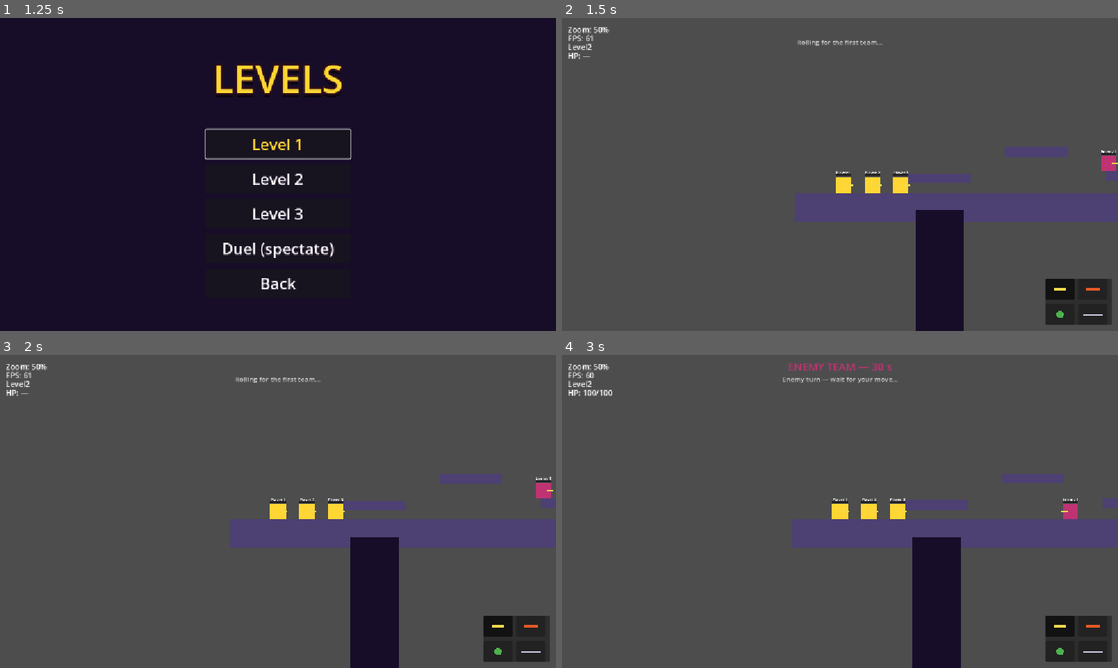
Above: before the commit, frames 1-4 (two rows, left to right).
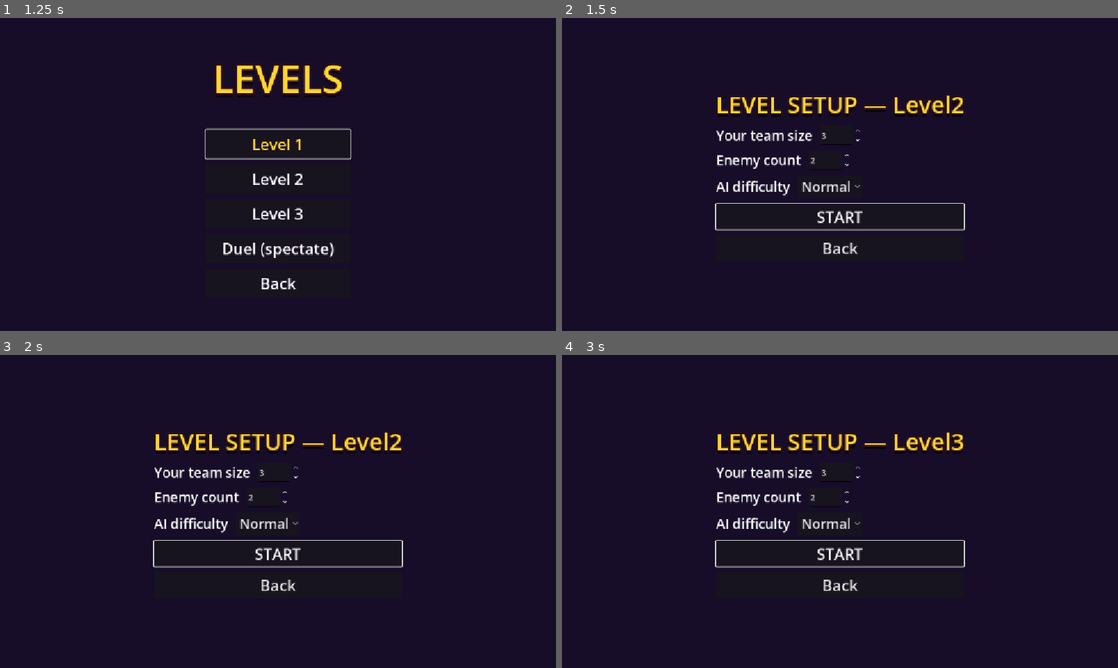
Above: after the commit, the same moments.

Repository: SDVGames-Studio/forms
Game: Godot game, scene res://Main.tscn
Same seed, same stepped clock (60 frames per second), same inputs: the game is played once before the commit and once after it.
Inputs (mouse positions are in pixels of both pictures, inside the frame that each line leads up to):
- Up to frame 1 (1.25 s): click "New game" at 0.5 s
- Up to frame 2 (1.5 s): click "Level 2" at 1.25 s
- Up to frame 3 (2 s): no input
- Up to frame 4 (3 s): click (840, 586) at 2 s, where only the run after the commit has a clickable "Back"; click (840, 549) at 2.75 s, where only the run after the commit has a clickable "Level 3"

Frame 1 is identical in both runs. In frame 2, 95% of the frame differs, in the area x 0-100%, y 0-100%; in frame 3, 95%; in frame 4, 95%.

Commit message:
feat: level configuration menu before the level begins (#137)
Levels menu now routes level picks through a new level setup screen
(team size 1-3, enemy count 1-3, AI difficulty easy/normal/hard).
Levels apply the config on start: extra teammates/NPCs are trimmed
and NPC aim slew + between-shot pause scale with difficulty.
Regression test: tests/test_issue137.tscn (headless PASS).

Diff:
--- a/Level.tscn
+++ b/Level.tscn
@@ -7,6 +7,7 @@
 
 [ext_resource type="Script" path="res://Npc.gd" id="4_npc"]
 [ext_resource type="Script" path="res://ZoomCamera.gd" id="5_zoomcam"]
+[ext_resource type="Script" path="res://scripts/LevelConfig.gd" id="9_lvlcfg"]
 
 
 [sub_resource type="RectangleShape2D" id="RectangleShape2D_shape"]
@@ -19,6 +20,7 @@
 size = Vector2(48, 128)
 
 [node name="Level" type="Node2D" groups=["level"]]
+script = ExtResource("9_lvlcfg")
 
 [node name="Ground" type="StaticBody2D" parent="."]
 position = Vector2(576, 588)
--- a/Level2.tscn
+++ b/Level2.tscn
@@ -8,6 +8,7 @@
 
 [ext_resource type="Script" path="res://Npc.gd" id="4_npc"]
 [ext_resource type="Script" path="res://ZoomCamera.gd" id="5_zoomcam"]
+[ext_resource type="Script" path="res://scripts/LevelConfig.gd" id="9_lvlcfg"]
 
 [sub_resource type="RectangleShape2D" id="RectangleShape2D_ground"]
 size = Vector2(2304, 120)
@@ -24,6 +25,7 @@
 [sub_resource type="CircleShape2D" id="CircleShape2D_npc"]
 
 [node name="Level2" type="Node2D" groups=["level"]]
+script = ExtResource("9_lvlcfg")
 
 [node name="Ground" type="StaticBody2D" parent="."]
 position = Vector2(1152, 588)
--- a/Level3.tscn
+++ b/Level3.tscn
@@ -8,6 +8,7 @@
 [ext_resource type="Script" path="res://Weapon.gd" id="5_weapon"]
 
 [ext_resource type="Script" path="res://ZoomCamera.gd" id="4_zoomcam"]
+[ext_resource type="Script" path="res://scripts/LevelConfig.gd" id="9_lvlcfg"]
 
 [sub_resource type="RectangleShape2D" id="RectangleShape2D_line"]
 size = Vector2(2304, 120)
@@ -19,6 +20,7 @@
 size = Vector2(48, 160)
 
 [node name="Level3" type="Node2D" groups=["level"]]
+script = ExtResource("9_lvlcfg")
 
 [node name="Background" type="ColorRect" parent="."]
 offset_right = 2304.0
--- /dev/null
+++ b/LevelConfigMenu.gd
@@ -0,0 +1,38 @@
+extends Control
+## Level configuration menu (issue #137).
+##
+## Shown after the player picks a level in the levels menu. Lets them set
+## team size, enemy count and AI difficulty before the level begins;
+## Start applies the settings and loads the level, Back returns to the
+## levels menu.
+
+@onready var _title: Label = %Title
+@onready var _team_size: SpinBox = %TeamSizeSpinBox
+@onready var _enemy_count: SpinBox = %EnemyCountSpinBox
+@onready var _difficulty: OptionButton = %DifficultyOptionButton
+@onready var _start_button: Button = %StartButton
+@onready var _back_button: Button = %BackButton
+
+
+func _ready() -> void:
+	_team_size.value_changed.connect(func(value: float) -> void: GameConfig.team_size = int(value))
+	_enemy_count.value_changed.connect(func(value: float) -> void: GameConfig.enemy_count = int(value))
+	_difficulty.item_selected.connect(func(index: int) -> void: GameConfig.difficulty = index)
+	_start_button.pressed.connect(_on_start_pressed)
+	_back_button.pressed.connect(_on_back_pressed)
+	_team_size.set_value_no_signal(GameConfig.team_size)
+	_enemy_count.set_value_no_signal(GameConfig.enemy_count)
+	_difficulty.select(GameConfig.difficulty)
+	if GameConfig.level_path.is_empty():
+		# Opened directly (e.g. from the editor): fall back to level 1.
+		GameConfig.level_path = "res://Level.tscn"
+	_title.text = _title.text + " — " + GameConfig.level_path.get_file().get_basename()
+	_start_button.grab_focus()
+
+
+func _on_start_pressed() -> void:
+	get_tree().change_scene_to_file(GameConfig.level_path)
+
+
+func _on_back_pressed() -> void:
+	get_tree().change_scene_to_file("res://LevelsMenu.tscn")
--- /dev/null
+++ b/LevelConfigMenu.tscn
@@ -0,0 +1,107 @@
+[gd_scene load_steps=2 format=3 uid="uid://lvlocfgmenu137"]
+
+[ext_resource type="Script" path="res://LevelConfigMenu.gd" id="1_lvcfg"]
+
+[node name="LevelConfigMenu" type="Control"]
+layout_mode = 3
+anchors_preset = 15
+anchor_right = 1.0
+anchor_bottom = 1.0
+grow_horizontal = 2
+grow_vertical = 2
+script = ExtResource("1_lvcfg")
+
+[node name="Background" type="ColorRect" parent="."]
+layout_mode = 0
+anchor_right = 1.0
+anchor_bottom = 1.0
+color = Color(0.09, 0.05, 0.16, 1)
+
+[node name="Menu" type="CenterContainer" parent="."]
+layout_mode = 0
+anchor_right = 1.0
+anchor_bottom = 1.0
+
+[node name="Rows" type="VBoxContainer" parent="Menu"]
+layout_mode = 2
+theme_override_constants/separation = 12
+
+[node name="Title" type="Label" parent="Menu/Rows"]
+unique_name_in_owner = true
+layout_mode = 2
+theme_override_colors/font_color = Color(1, 0.84, 0.2, 1)
+theme_override_colors/font_shadow_color = Color(0, 0, 0, 0.45)
+theme_override_colors/font_outline_color = Color(0.16, 0.05, 0.1, 1)
+theme_override_constants/shadow_offset_x = 0
+theme_override_constants/shadow_offset_y = 8
+theme_override_constants/outline_size = 14
+theme_override_font_sizes/font_size = 48
+text = "LEVEL SETUP"
+horizontal_alignment = 1
+
+[node name="TeamSizeRow" type="HBoxContainer" parent="Menu/Rows"]
+layout_mode = 2
+theme_override_constants/separation = 16
+
+[node name="TeamSizeLabel" type="Label" parent="Menu/Rows/TeamSizeRow"]
+layout_mode = 2
+theme_override_font_sizes/font_size = 28
+text = "Your team size"
+
+[node name="TeamSizeSpinBox" type="SpinBox" parent="Menu/Rows/TeamSizeRow"]
+unique_name_in_owner = true
+layout_mode = 2
+theme_override_font_sizes/font_size = 28
+min_value = 1.0
+max_value = 3.0
+value = 3.0
+
+[node name="EnemyCountRow" type="HBoxContainer" parent="Menu/Rows"]
+layout_mode = 2
+theme_override_constants/separation = 16
+
+[node name="EnemyCountLabel" type="Label" parent="Menu/Rows/EnemyCountRow"]
+layout_mode = 2
+theme_override_font_sizes/font_size = 28
+text = "Enemy count"
+
+[node name="EnemyCountSpinBox" type="SpinBox" parent="Menu/Rows/EnemyCountRow"]
+unique_name_in_owner = true
+layout_mode = 2
+theme_override_font_sizes/font_size = 28
+min_value = 1.0
+max_value = 3.0
+value = 2.0
+
+[node name="DifficultyRow" type="HBoxContainer" parent="Menu/Rows"]
+layout_mode = 2
+theme_override_constants/separation = 16
+
+[node name="DifficultyLabel" type="Label" parent="Menu/Rows/DifficultyRow"]
+layout_mode = 2
+theme_override_font_sizes/font_size = 28
+text = "AI difficulty"
+
+[node name="DifficultyOptionButton" type="OptionButton" parent="Menu/Rows/DifficultyRow"]
+unique_name_in_owner = true
+layout_mode = 2
+theme_override_font_sizes/font_size = 28
+item_count = 3
+selected = 1
+popup/item_0/text = "Easy"
+popup/item_1/text = "Normal"
+popup/item_1/id = 1
+popup/item_2/text = "Hard"
+popup/item_2/id = 2
+
+[node name="StartButton" type="Button" parent="Menu/Rows"]
+unique_name_in_owner = true
+layout_mode = 2
+theme_override_font_sizes/font_size = 32
+text = "START"
+
+[node name="BackButton" type="Button" parent="Menu/Rows"]
+unique_name_in_owner = true
+layout_mode = 2
+theme_override_font_sizes/font_size = 32
+text = "Back"
--- a/LevelsMenu.gd
+++ b/LevelsMenu.gd
@@ -2,7 +2,8 @@
 ## Levels menu for Forms (issue #32).
 ##
 ## Shown when the player presses "New game" in the main menu. Level buttons
-## start the respective level; Back returns to the main menu.
+## start the level configuration menu (issue #137); Back returns to the
+## main menu.
 
 @onready var _level1_button: Button = %Level1Button
 @onready var _level2_button: Button = %Level2Button
@@ -21,15 +22,18 @@
 
 
 func _on_level1_pressed() -> void:
-	get_tree().change_scene_to_file("res://Level.tscn")
+	GameConfig.level_path = "res://Level.tscn"
+	get_tree().change_scene_to_file("res://LevelConfigMenu.tscn")
 
 
 func _on_level2_pressed() -> void:
-	get_tree().change_scene_to_file("res://Level2.tscn")
+	GameConfig.level_path = "res://Level2.tscn"
+	get_tree().change_scene_to_file("res://LevelConfigMenu.tscn")
 
 
 func _on_level3_pressed() -> void:
-	get_tree().change_scene_to_file("res://Level3.tscn")
+	GameConfig.level_path = "res://Level3.tscn"
+	get_tree().change_scene_to_file("res://LevelConfigMenu.tscn")
 
 
 func _on_back_pressed() -> void:
--- a/Npc.gd
+++ b/Npc.gd
@@ -66,10 +66,17 @@
 var _dead := false
 var _target: Node2D
 var _cooldown_left := 0.0
+## Issue #137: AI difficulty — 0 = easy, 1 = normal, 2 = hard. Scales
+## aim slew speed and the pause between shots (set by the level
+## configuration menu via GameConfig).
+@export_range(0, 2) var difficulty := 1
 var _flank_slot := 0.0  # Per-instance offset so team members spread out.
 ## Issue #66: current aim (view) angle in radians, like Player.gd.
 var view_angle := 0.0
 const AIM_SPEED := Stats.VIEW_SPEED
+## Issue #137: per-difficulty aim slew and between-shot pause.
+const AIM_SPEED_MULT := [0.5, 1.0, 1.5]
+const FIRE_PAUSE := [2.0, 0.9, 0.0]
 const VIEW_MAX := Stats.VIEW_MAX
 ## Issue #66: the weapon carried by this NPC (created in _ready).
 var _weapon: Node2D
@@ -233,7 +240,7 @@
 	# where the NPC looks (positive angle raises the muzzle).
 	var vertical := (_target.global_position.y - global_position.y) * dir
 	var desired_angle := atan2(-vertical, maxf(absf(to_target.x), 1.0))
-	view_angle = move_toward(view_angle, clampf(desired_angle, -VIEW_MAX, VIEW_MAX), AIM_SPEED * delta)
+	view_angle = move_toward(view_angle, clampf(desired_angle, -VIEW_MAX, VIEW_MAX), AIM_SPEED * AIM_SPEED_MULT[difficulty] * delta)
 
 	var direction := 0.0
 	if absf(to_target.x) > 16.0:
@@ -252,9 +259,10 @@
 		velocity.y = JUMP_VELOCITY * dir
 
 	# Issue #66: pick the weapon by distance and take a shot when in range.
-	if distance <= ATTACK_RANGE:
+	if distance <= ATTACK_RANGE and _cooldown_left == 0.0:
 		_pick_weapon(distance, absf(_target.global_position.y - global_position.y))
 		_shoot()
+		_cooldown_left = FIRE_PAUSE[difficulty]
 
 	move_and_slide()
 	_climb_on_characters(dir)
--- /dev/null
+++ b/scripts/GameConfig.gd
@@ -0,0 +1,41 @@
+extends Object
+class_name GameConfig
+## Level configuration chosen before a level begins (issue #137).
+##
+## The levels menu stores the picked level here, the level configuration
+## menu fills the options in, and each playable level applies the settings
+## in _ready (via LevelConfig.gd attached to the level root).
+
+## Path of the level the player picked in the levels menu.
+static var level_path := ""
+
+## Members of the player's team including the hero (1..3; the scenes
+## pre-place the hero plus Teammate1/Teammate2).
+static var team_size := 3
+
+## Number of computer opponents (1..3; the scenes pre-place Npc..Npc3).
+static var enemy_count := 2
+
+## AI difficulty: 0 = easy, 1 = normal, 2 = hard.
+static var difficulty := 1
+
+
+static func apply(level: Node) -> void:
+	# Trim the player team: keep the hero plus team_size - 1 teammates.
+	var teammates: Array[String] = ["Teammate1", "Teammate2"]
+	for i in teammates.size():
+		if i + 1 >= team_size:
+			var member := level.get_node_or_null(NodePath(teammates[i]))
+			if member != null:
+				member.queue_free()
+	# Trim the enemy team: the scenes place at most Npc..Npc3.
+	var npcs: Array[String] = ["Npc", "Npc2", "Npc3"]
+	for i in npcs.size():
+		if i >= enemy_count:
+			var npc := level.get_node_or_null(NodePath(npcs[i]))
+			if npc != null:
+				npc.queue_free()
+		elif difficulty != 1:
+			var npc := level.get_node_or_null(NodePath(npcs[i]))
+			if npc != null and npc.get("difficulty") != null:
+				npc.set("difficulty", difficulty)
--- /dev/null
+++ b/scripts/LevelConfig.gd
@@ -0,0 +1,7 @@
+extends Node2D
+## Applies the level configuration chosen before the level (issue #137).
+##
+## Attached to the root of every playable level; see GameConfig.
+
+func _ready() -> void:
+	GameConfig.apply(self)
--- /dev/null
+++ b/tests/test_issue137.gd
@@ -0,0 +1,56 @@
+extends Node
+## Regression check for issue #137: the level configuration menu settings
+## are applied to a level — extra teammates and enemies beyond the chosen
+## sizes are removed and the chosen difficulty reaches the NPCs.
+##
+## Run headless: godot --headless res://tests/test_issue137.tscn
+## Exit code 0 = pass.
+
+func _ready() -> void:
+	await get_tree().process_frame
+	var failures := 0
+
+	# A stand-in level with the standard cast: Player + Teammate1/2 + 3 NPCs.
+	var level := Node2D.new()
+	add_child(level)
+	for node_name: String in ["Player", "Teammate1", "Teammate2", "Npc", "Npc2", "Npc3"]:
+		var body := CharacterBody2D.new()
+		body.name = node_name
+		body.set_script(load("res://Npc.gd") if node_name.begins_with("Npc") else null)
+		level.add_child(body)
+
+	GameConfig.team_size = 2
+	GameConfig.enemy_count = 1
+	GameConfig.difficulty = 2
+	GameConfig.apply(level)
+	await get_tree().process_frame
+	await get_tree().process_frame
+
+	if level.get_node_or_null(NodePath("Player")) == null:
+		failures += 1
+		push_error("FAIL: the hero must stay")
+	if level.get_node_or_null(NodePath("Teammate1")) == null:
+		failures += 1
+		push_error("FAIL: Teammate1 must stay for team size 2")
+	if level.get_node_or_null(NodePath("Teammate2")) != null \
+			and not level.get_node("Teammate2").is_queued_for_deletion():
+		failures += 1
+		push_error("FAIL: Teammate2 must be removed for team size 2")
+	if level.get_node_or_null(NodePath("Npc")) == null:
+		failures += 1
+		push_error("FAIL: Npc must stay for enemy count 1")
+	for extra: String in ["Npc2", "Npc3"]:
+		var node := level.get_node_or_null(NodePath(extra))
+		if node != null and not node.is_queued_for_deletion():
+			failures += 1
+			push_error("FAIL: %s must be removed for enemy count 1" % extra)
+	if int(level.get_node("Npc").get("difficulty")) != 2:
+		failures += 1
+		push_error("FAIL: chosen difficulty must reach the NPC")
+
+	if failures == 0:
+		print("PASS: issue #137 level configuration applied")
+		get_tree().quit(0)
+	else:
+		print("FAIL: %d check(s) failed" % failures)
+		get_tree().quit(1)
--- /dev/null
+++ b/tests/test_issue137.tscn
@@ -0,0 +1,6 @@
+[gd_scene load_steps=2 format=3]
+
+[ext_resource type="Script" path="res://tests/test_issue137.gd" id="1_i137"]
+
+[node name="Issue137Test" type="Node"]
+script = ExtResource("1_i137")
Not shown: 1 places in Level.tscn that only renumber resources
Not shown: 1 places in Level2.tscn that only renumber resources
Not shown: 1 places in Level3.tscn that only renumber resources
